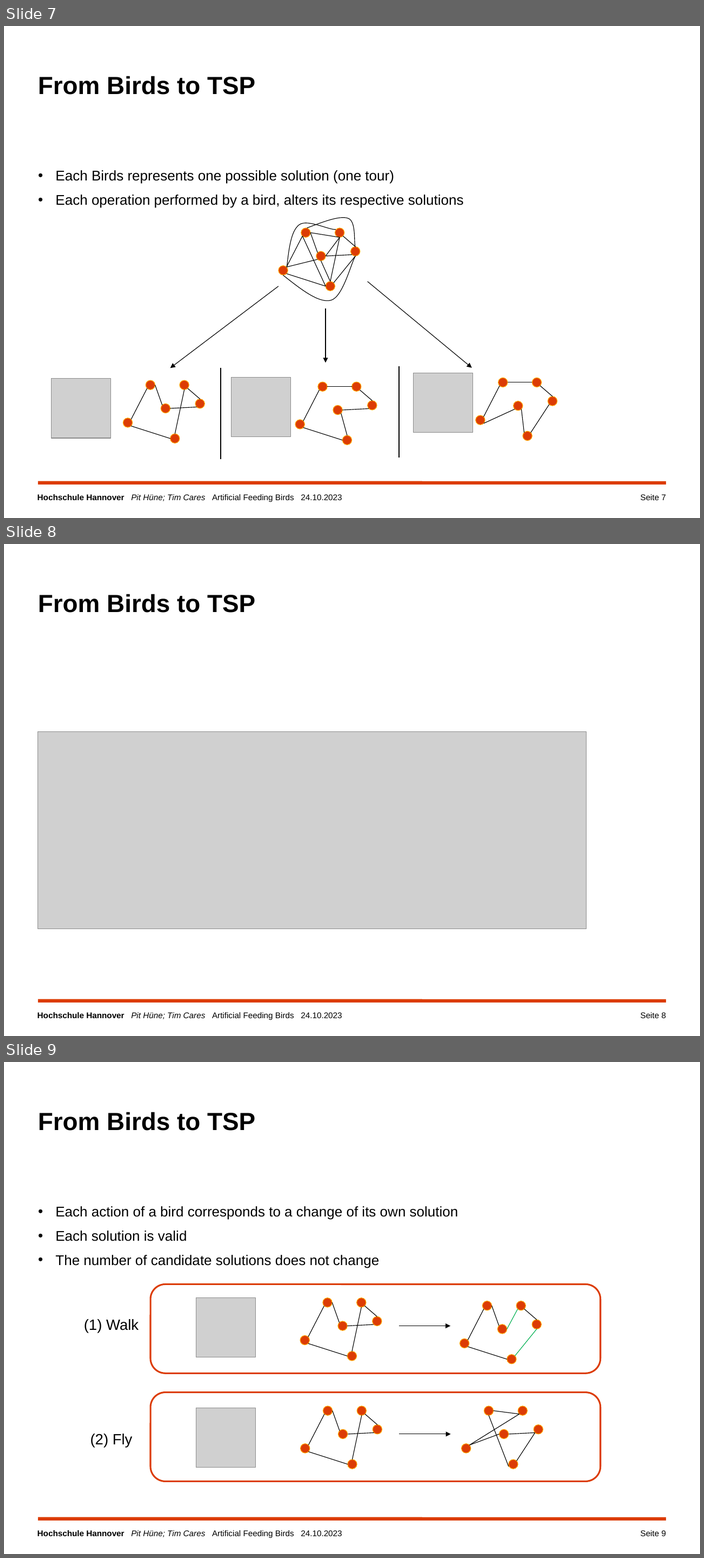
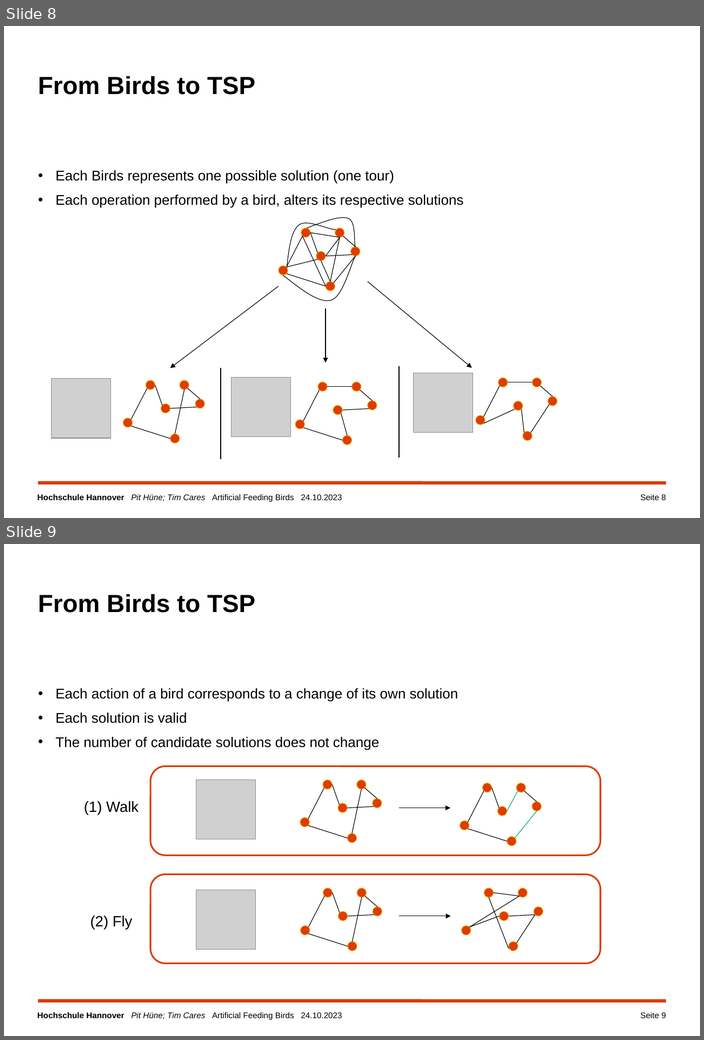
Before and after one commit to TimCares/AFB-Metaheuristic, a slide deck: doc/algorithm.pptx. Shown one above the other, each under a label of ours: slides 7, 8 and 9 before the commit, slides 8 and 9 after it. The pictures are 704x1558 and 704x1040 pixels, drawn with LibreOffice and Linux fonts; fonts in the diff are those of the drawing; grey boxes stand for pictures; background and template pictures are left out. Boxes give left, top, right and bottom in pixels: in the first picture for what was removed or moved away, otherwise in the second. Text is boxed around its words. In the diff, an @@ line names an element or a change of style, - is before the commit and + after.

```diff
--- a/doc/algorithm.pptx
+++ b/doc/algorithm.pptx
@@ slide 8 removed at box(4, 544, 700, 1036), background #FFFFFF; not listed: 2 template elements that a slide beside it also shows @@
@@ title removed at box(38, 594, 255, 613) @@
-From Birds to TSP
@@ picture removed at box(38, 731, 586, 929) @@
@@ page number removed at box(640, 1012, 666, 1018) @@
-Seite 8
@@ what was slide 7 is now slide 8 @@
@@ page number at box(640, 494, 666, 500): text changed @@
-Seite 7
+Seite 8
```
Also in this commit, not shown: 2 slides changed, 1 slide added.
